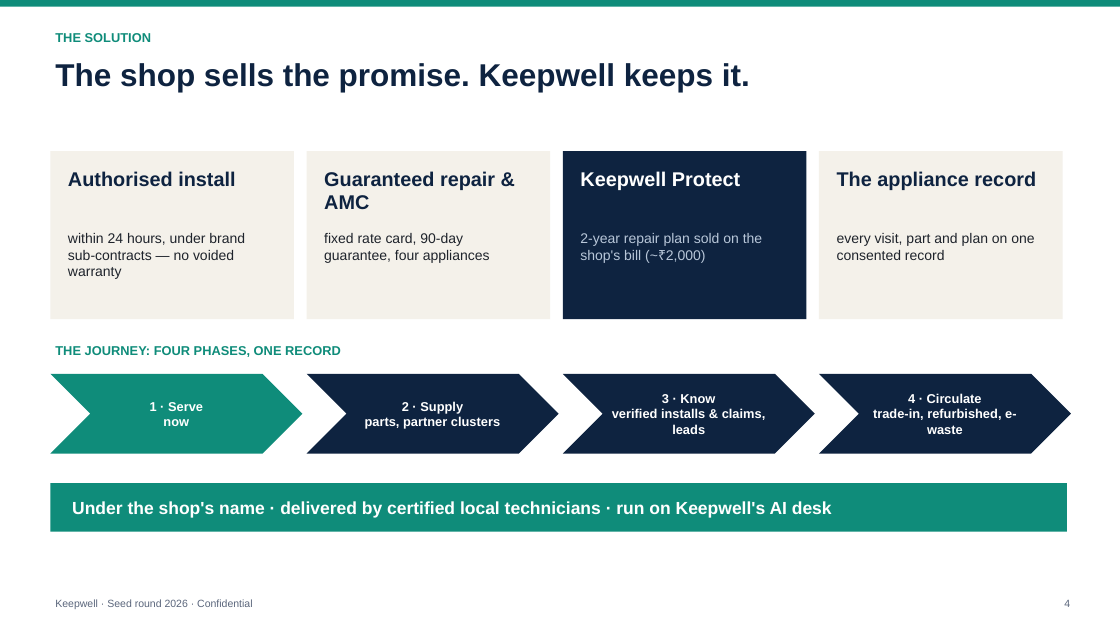
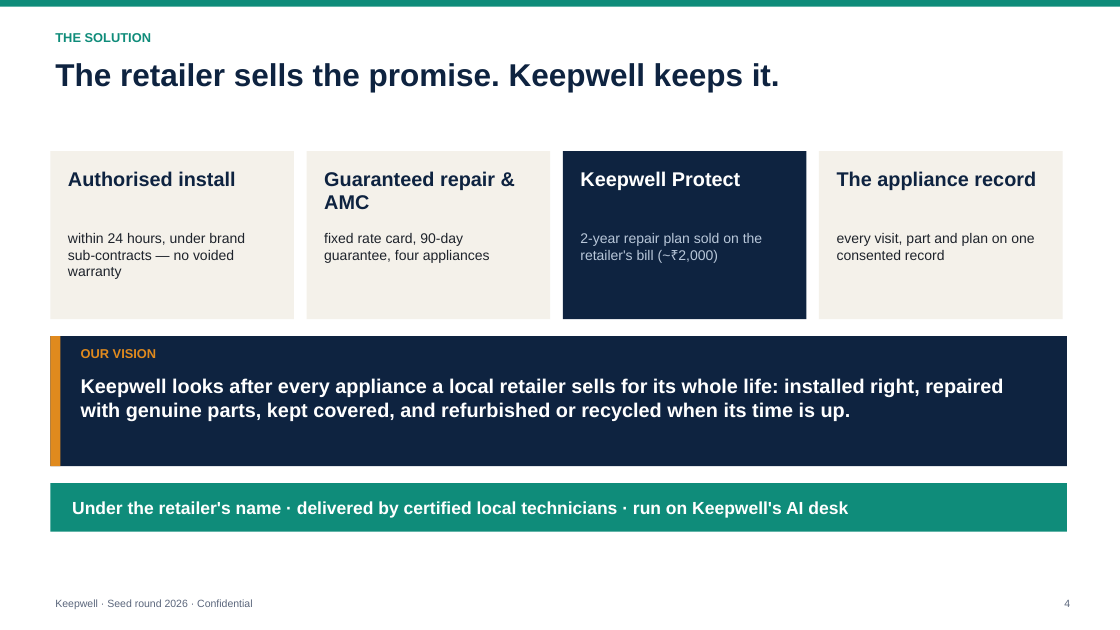
Before and after one commit to PrathyushaKalluri/keepwell, a slide deck: slide 4 of pitch_v2/deck/Keepwell_Seed_Deck.pptx. Drawn at 1120x630 pixels with LibreOffice and Linux fonts; fonts in the diff are those of the drawing. Boxes give left, top, right and bottom in pixels: in the first picture for what was removed or moved away, otherwise in the second. Text is boxed around its words. In the diff, an @@ line names an element or a change of style, - is before the commit and + after.

```diff
--- a/pitch_v2/deck/Keepwell_Seed_Deck.pptx
+++ b/pitch_v2/deck/Keepwell_Seed_Deck.pptx
@@ text at (55,63,780,92): text changed @@
-The shop sells the promise. Keepwell keeps it.
+The retailer sells the promise. Keepwell keeps it.
@@ text at (580,233,762,263): text changed @@
-2-year repair plan sold on the shop's bill (~₹2,000)
+2-year repair plan sold on the retailer's bill (~₹2,000)
@@ rectangle added at (50,336,1067,466), fill #0E2340 @@
@@ rectangle added at (50,336,60,466), fill #E08A1E @@
@@ text removed at (55,346,341,357) @@
-THE JOURNEY: FOUR PHASES, ONE RECORD
@@ text added at (81,349,157,358), 11 pt, text #E08A1E, bold @@
+OUR VISION
@@ chevron removed at (50,374,302,454) @@
-1 · Serve
-now
@@ text added at (81,378,1003,421), 17 pt, text #FFFFFF, bold @@
+Keepwell looks after every appliance a local retailer sells for its whole life: installed right, repaired with genuine parts, kept covered, and refurbished or recycled when its time is up.
@@ chevron removed at (307,374,559,454) @@
-2 · Supply
-parts, partner clusters
@@ chevron removed at (563,374,815,454) @@
-3 · Know
-verified installs & claims, leads
@@ chevron removed at (819,374,1071,454) @@
-4 · Circulate
-trade-in, refurbished, e-waste
@@ text at (72,501,848,518): text changed @@
-Under the shop's name · delivered by certified local technicians · run on Keepwell's AI desk
+Under the retailer's name · delivered by certified local technicians · run on Keepwell's AI desk
```
Also in this commit, not shown: 12 other slides changed, 1 slide added, 1 slide removed, 40 other files.
